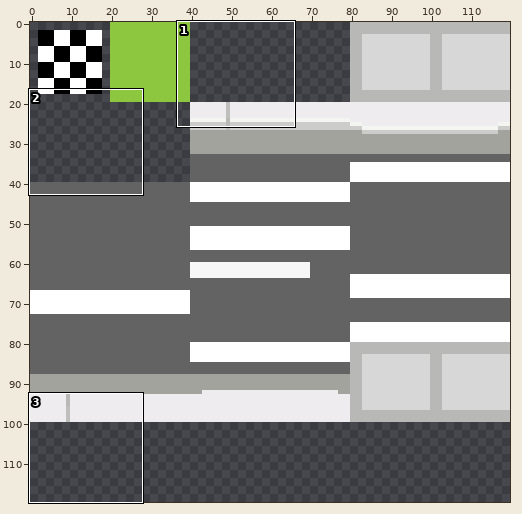
Two versions of one sprite sheet, tilesets/ts_route/output_tileset.png. The first picture is a wide view before the edit; the outline marks the close-up.
Close-up. As it was:
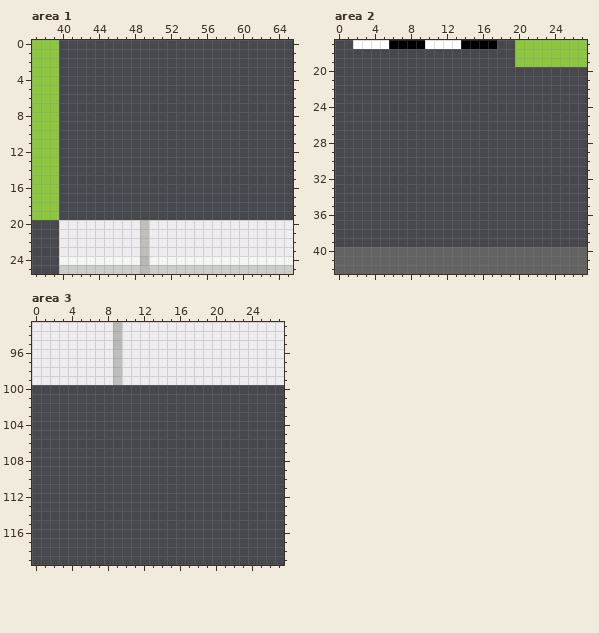
The file is 120x120 pixels. Shown: area 1: x 37..65, y 0..25; area 2: x 0..27, y 17..42; area 3: x 0..27, y 93..119.
After the commit:
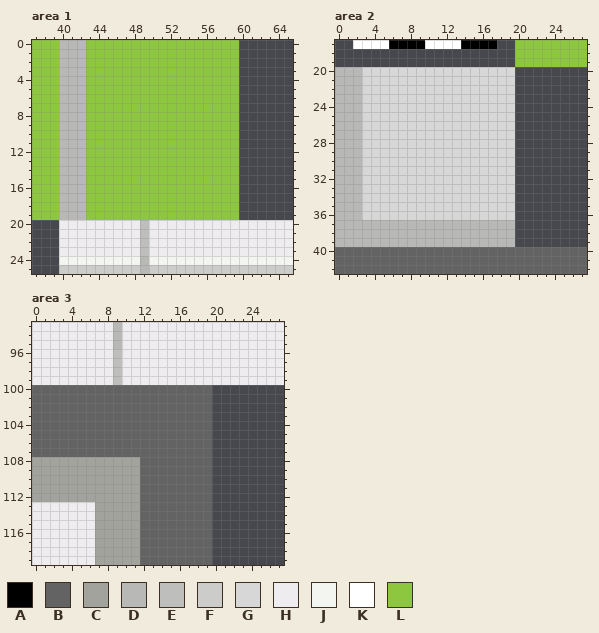
Palette (. is transparent): A #000000  B #636363  C #a1a39c  D #b8b8b6  E #bebebc  F #ccccca  G #d7d7d7  H #efecf0  J #f3f5f0  K #ffffff  L #8dc73f
What changed:
Area 1:
y 0..19: x 40..59 .................... -> DDDLLLLLLLLLLLLLLLLL
Area 2:
y 20..36: x 0..19 .................... -> DDDGGGGGGGGGGGGGGGGG
y 37..39: x 0..19 .................... -> DDDDDDDDDDDDDDDDDDDD
Area 3:
y 100..107: x 0..19 .................... -> BBBBBBBBBBBBBBBBBBBB
y 108..112: x 0..19 .................... -> CCCCCCCCCCCCBBBBBBBB
y 113..119: x 0..19 .................... -> HHHHHHHCCCCCBBBBBBBB
Pixel boxes of the changes (left, top, right, bottom) in both close-ups:
added: (59, 40, 239, 220)
added: (335, 67, 515, 247)
added: (32, 385, 212, 565)
